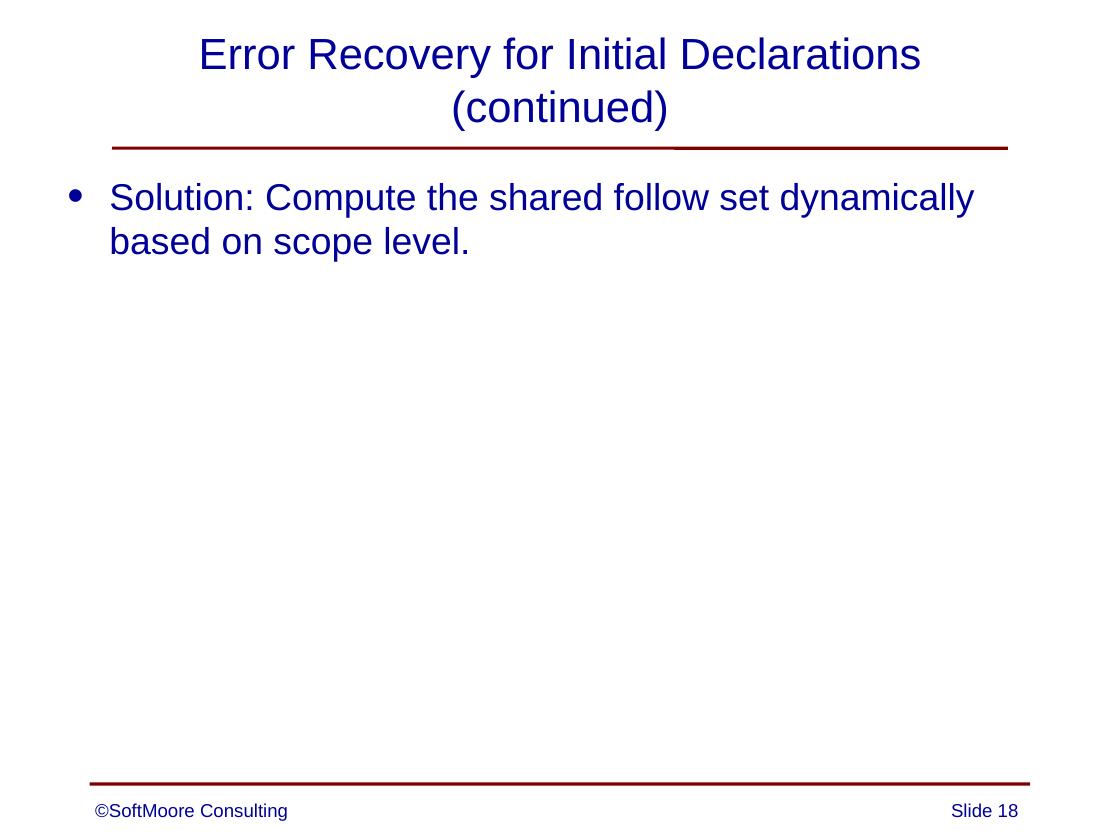
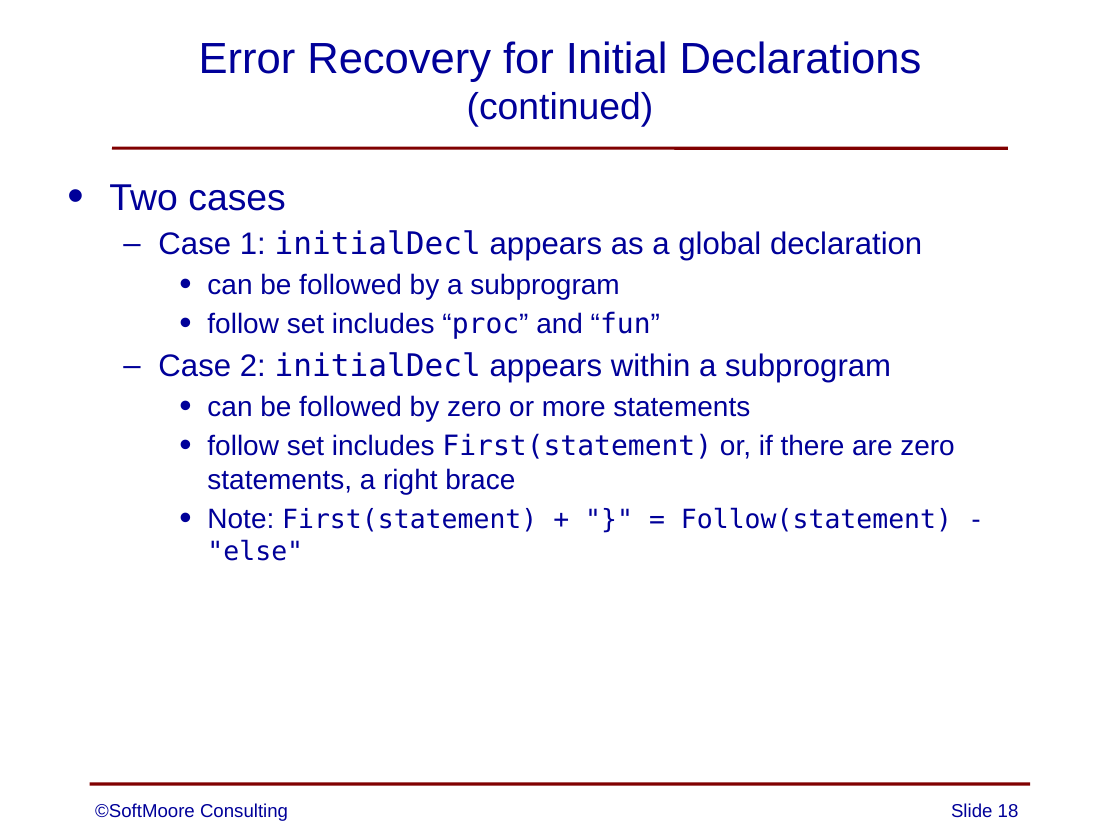
Before and after one commit to SoftMoore/CPRL-Kt-2nd, a slide deck: slide 18 of PowerPoints/07 - Error Handling.pptx. Drawn at 1120x840 pixels with LibreOffice and Linux fonts; fonts in the diff are those of the drawing. Boxes give left, top, right and bottom in pixels: in the first picture for what was removed or moved away, otherwise in the second. Text is boxed around its words. In the diff, an @@ line names an element or a change of style, - is before the commit and + after.

```diff
--- a/PowerPoints/07 - Error Handling.pptx
+++ b/PowerPoints/07 - Error Handling.pptx
@@ title "Error Recovery for Initial Declarations ..." at [199, 41, 922, 127]: size 28 to 24 pt in "(continued)" @@
@@ text at [109, 184, 954, 561]: text changed; size 24 to 18 pt @@
-• Solution: Compute the shared follow set dynamically based on scope level.
+• Two cases
+  – Case 1: initialDecl appears as a global declaration
+    • can be followed by a subprogram
+    • follow set includes “proc” and “fun”
+  – Case 2: initialDecl appears within a subprogram
+    • can be followed by zero or more statements
+    • follow set includes First(statement) or, if there are zero statements, a right brace
+    • Note: First(statement) + "}" = Follow(statement) - "else"
```
Also in this commit, not shown: 8 other slides changed.
